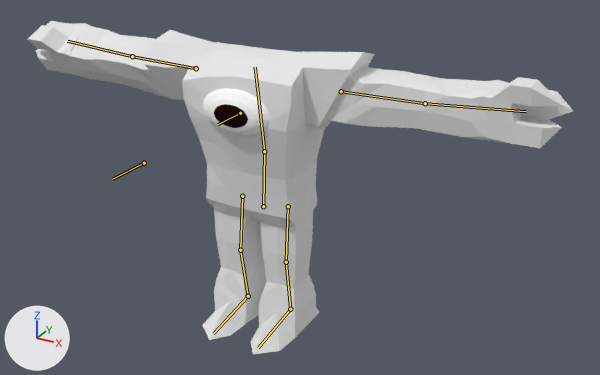
A saved change to the Blender file models/enemies/Weak Spotter/Weak Spotter.blend.
The view is the same before and after, from a 50 mm camera at (6.86, -11.3, 8.3) aimed at (0.72, -0.14, 2.72). Arrows for +X, +Y and +Z are at lower left; the lights stay in place. The bones that bend it are drawn over the model as lines.

Names of what the first picture shows: 'Eye Mesh', 'Weak Spotter Mesh'.
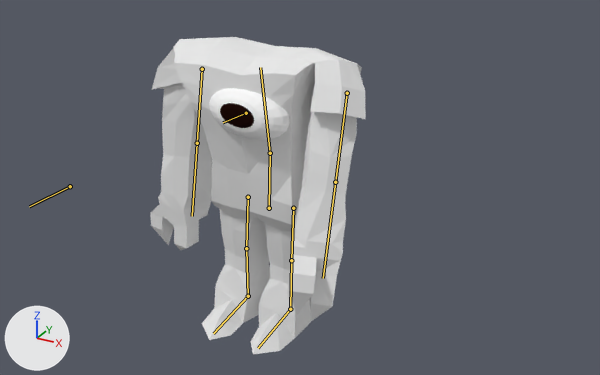
The newer file adds an action. The first version stands in its rest pose; the second is drawn at frame 91 of the action 'ArmatureAction'.

Patch to the scene script:
```diff
--- a/models/enemies/Weak Spotter/Weak Spotter.blend.py
+++ b/models/enemies/Weak Spotter/Weak Spotter.blend.py
@@ bone_lower_body @@
 bone_lower_body = bpy.data.objects['Armature'].pose.bones['Lower Body']  # child of 'Control'
-bone_lower_body.location = (0.0, 0.0, 0.0)
-bone_lower_body.rotation_quaternion = (1.0, 0.0, 0.0, 0.0)  # degrees (0, 0, 0)
+bone_lower_body.location = (0.13, 0.01, 0.03)
+bone_lower_body.rotation_quaternion = (1.0, 0.0, -0.008, 0.0)  # degrees (0, -1, 0)
@@ bone_eye @@
 bone_eye = bpy.data.objects['Armature'].pose.bones['Eye']  # child of 'Main Body'
-bone_eye.location = (0.0, 0.0, 0.0)
-bone_eye.rotation_quaternion = (1.0, 0.0, 0.0, 0.0)  # degrees (0, 0, 0)
+bone_eye.location = (-0.01, 0.0, 0.01)
+bone_eye.rotation_quaternion = (0.998, -0.003, -0.062, -0.008)  # degrees (0, -7, -1)
@@ bone_arm_ik_l @@
 bone_arm_ik_l = bpy.data.objects['Armature'].pose.bones['Arm IK.L']  # child of 'Control'
-bone_arm_ik_l.location = (0.0, 0.0, 0.0)
-bone_arm_ik_l.scale = (1.0, 1.0, 1.0)
+bone_arm_ik_l.location = (-2.51, -1.78, -2.79)
+bone_arm_ik_l.scale = (0.68, 0.68, 0.68)
@@ bone_elbow_l @@
 bone_elbow_l = bpy.data.objects['Armature'].pose.bones['Elbow.L']  # child of 'Control'
-bone_elbow_l.location = (0.0, 0.0, 0.0)
+bone_elbow_l.location = (-6.68, 0.0, 0.0)
@@ bone_arm_ik_r @@
 bone_arm_ik_r = bpy.data.objects['Armature'].pose.bones['Arm IK.R']  # child of 'Control'
-bone_arm_ik_r.location = (0.0, 0.0, 0.0)
+bone_arm_ik_r.location = (2.62, -0.44, -3.03)
@@ bone_eye_ik @@
 bone_eye_ik = bpy.data.objects['Armature'].pose.bones['Eye IK']
-bone_eye_ik.location = (0.0, 0.0, 0.0)
+bone_eye_ik.location = (-0.12, 1.52, 0.26)
```

Boxes (x1, y1, x2, y2) around the edits, measured in the pictures (600 x 375 px):
'Weak Spotter Mesh', posed (61% narrower)
    before: (27, 21, 573, 354)
    after: (151, 37, 366, 354)
'Eye Mesh', posed
    before: (202, 88, 270, 137)
    after: (209, 88, 290, 140)
bone 'Lower Body', root to tip
    before: (263, 206) to (264, 151)
    after: (269, 208) to (270, 153)
bone 'Eye', root to tip
    before: (240, 113) to (217, 124)
    after: (246, 113) to (223, 122)
bone 'Eye IK', root to tip
    before: (144, 163) to (112, 179)
    after: (70, 186) to (29, 206)
